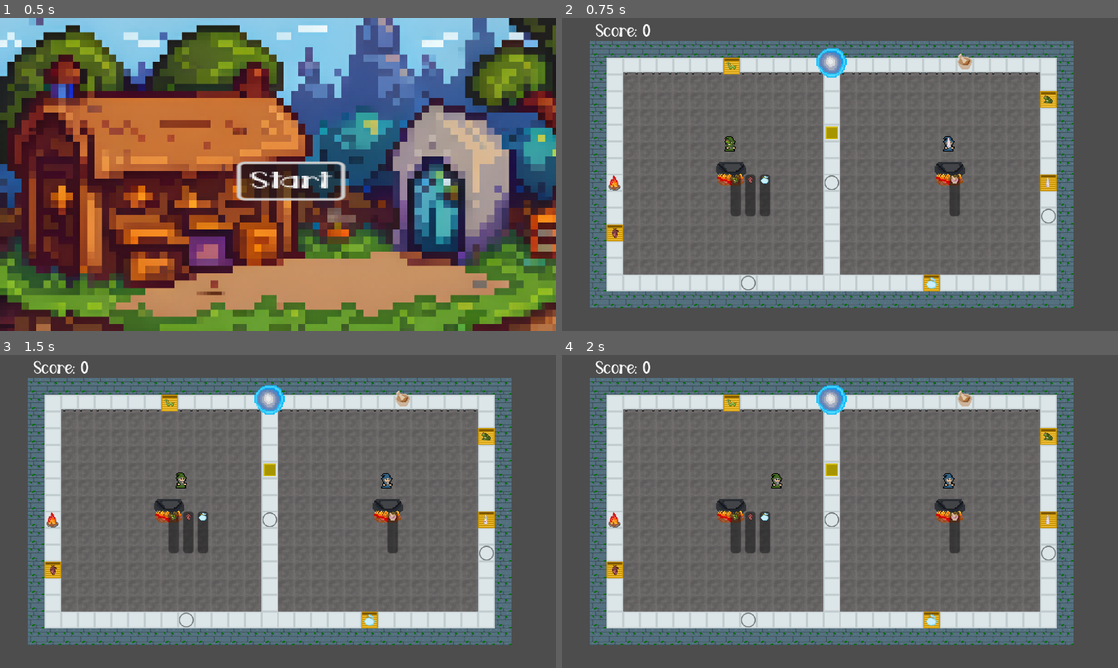
Above: before the commit, frames 1-4 (two rows, left to right).
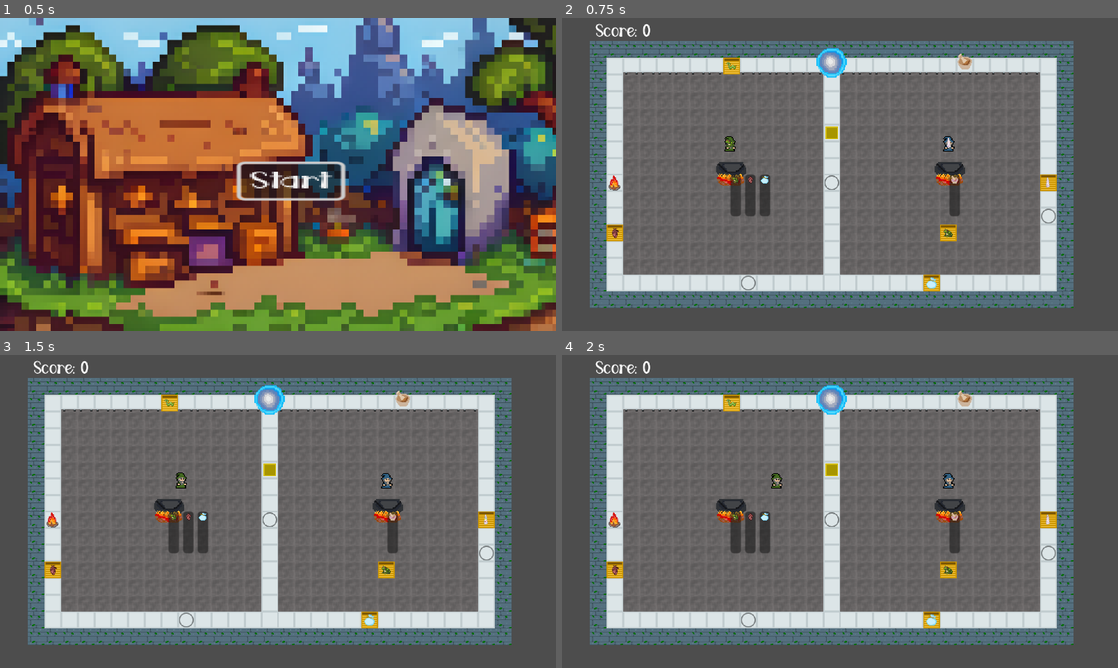
Above: after the commit, the same moments.

Repository: noriakisana/frankengamejam-2023
Game: Godot game, scene res://mainmenu/mainmenu.tscn
The game is run twice, just before and just after one commit, with the same random seed, the same clock (stepped at 60 frames per second) and the same inputs.
Inputs:
- Up to frame 1 (0.5 s): no input
- Up to frame 2 (0.75 s): click "Start" at 0.5 s
- Up to frame 3 (1.5 s): tap Enter (interact_p2) at 1.25 s; hold D (walk_right_p1) from 1.28 s (still down); tap E (interact_p1) at 1.35 s
- Up to frame 4 (2 s): keep holding D (walk_right_p1)

Frame 1 is identical in both runs. In frame 2, 0.3% of the frame differs, in the area x 68-89%, y 23-72%; in frame 3, 0.3%; in frame 4, 0.3%.

Commit message:
fried_snake

Diff:
--- a/bins/bin.tscn
+++ b/bins/bin.tscn
@@ -8,7 +8,16 @@
 script = ExtResource("3_heh2w")
 type = 5
 
+[sub_resource type="RectangleShape2D" id="RectangleShape2D_xxudx"]
+size = Vector2(32, 16)
+
 [node name="Bin" type="Sprite2D"]
 texture = ExtResource("1_0vnmv")
 script = ExtResource("2_u6ov3")
 ingredient = SubResource("Resource_a5y2i")
+
+[node name="StaticBody2D" type="StaticBody2D" parent="."]
+
+[node name="CollisionShape2D" type="CollisionShape2D" parent="StaticBody2D"]
+position = Vector2(0, 8)
+shape = SubResource("RectangleShape2D_xxudx")
--- a/equipment/fireplace/fireplace.gd
+++ b/equipment/fireplace/fireplace.gd
@@ -13,7 +13,9 @@
 		$ProgressBar.size.x = bar_width
 
 func is_compatible(useable : Useable):
-	return useable is Ingredient and useable.type == Ingredient.Type.FROG
+	return (useable is Ingredient
+	and (useable.type == Ingredient.Type.FROG
+	or useable.type == Ingredient.Type.SNAKE))
 
 func start_processing():
 	is_processing = true
@@ -26,9 +28,11 @@
 	$ProgressBar.visible = false
 	if placed_useable.type == Ingredient.Type.FROG:
 		placed_useable = load("res://ingredients/fried_frog/fried_frog.tres")
-		useable_node.queue_free()
-		useable_node = placed_useable.get_scene()
-		useable_node.scale = Vector2(0.7, 0.7)
-		add_child(useable_node)
-		is_processing = false
-		$AnimationPlayer.stop()
+	elif placed_useable.type == Ingredient.Type.SNAKE:
+		placed_useable = load("res://ingredients/fried_snake/fried_snake.tres")
+	useable_node.queue_free()
+	useable_node = placed_useable.get_scene()
+	useable_node.scale = Vector2(0.7, 0.7)
+	add_child(useable_node)
+	is_processing = false
+	$AnimationPlayer.stop()
--- /dev/null
+++ b/ingredients/fried_snake/fried_snake.tres
@@ -0,0 +1,7 @@
+[gd_resource type="Resource" script_class="Ingredient" load_steps=2 format=3 uid="uid://wvqbxee3tya6"]
+
+[ext_resource type="Script" path="res://ingredients/ingredient.gd" id="1_hwjfx"]
+
+[resource]
+script = ExtResource("1_hwjfx")
+type = 8
--- /dev/null
+++ b/ingredients/fried_snake/fried_snake.tscn
@@ -0,0 +1,6 @@
+[gd_scene load_steps=2 format=3 uid="uid://bhked3qhwgvoh"]
+
+[ext_resource type="Texture2D" uid="uid://730ydfvph2e6" path="res://ingredients/fried_snake/fried_snake.png" id="1_b1mwi"]
+
+[node name="FriedSnake" type="Sprite2D"]
+texture = ExtResource("1_b1mwi")
--- a/ingredients/ingredient.gd
+++ b/ingredients/ingredient.gd
@@ -10,7 +10,8 @@
 	FRIED_FROG,
 	HEART,
 	SNAKE,
-	CHOPPED_HEART
+	CHOPPED_HEART,
+	FRIED_SNAKE
 }
 
 @export var type : Type
@@ -32,3 +33,5 @@
 		return load("res://ingredients/snake/snake.tscn").instantiate()
 	elif self.type == Type.CHOPPED_HEART:
 		return load("res://ingredients/dragonheartslices/dragonheartslices.tscn").instantiate()
+	elif self.type == Type.FRIED_SNAKE:
+		return load("res://ingredients/fried_snake/fried_snake.tscn").instantiate()
--- a/main.tscn
+++ b/main.tscn
@@ -137,7 +137,7 @@
 position = Vector2(-432, 112)
 
 [node name="FrogBin" parent="Bins" instance=ExtResource("7_ui7ao")]
-position = Vector2(400, -144)
+position = Vector2(208, 112)
 ingredient = SubResource("Resource_a2xjs")
 
 [node name="FairydustBin" parent="Bins" instance=ExtResource("7_ui7ao")]
Not shown: 1 places in bins/bin.tscn that only renumber resources
Binary file added: ingredients/fried_snake/fried_snake.png
